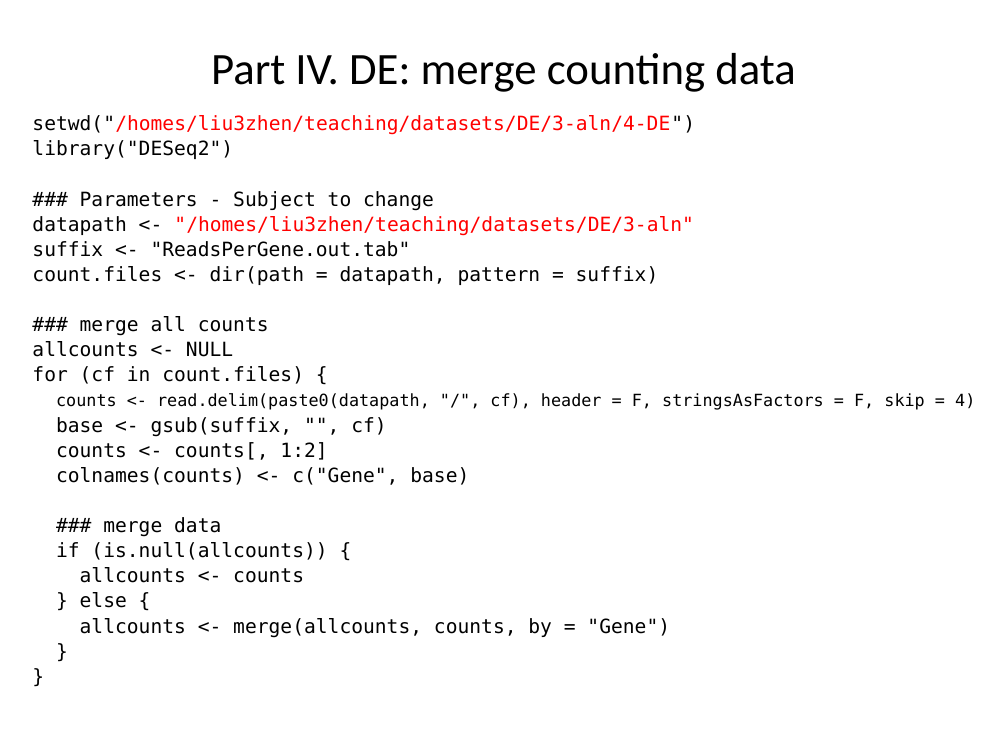
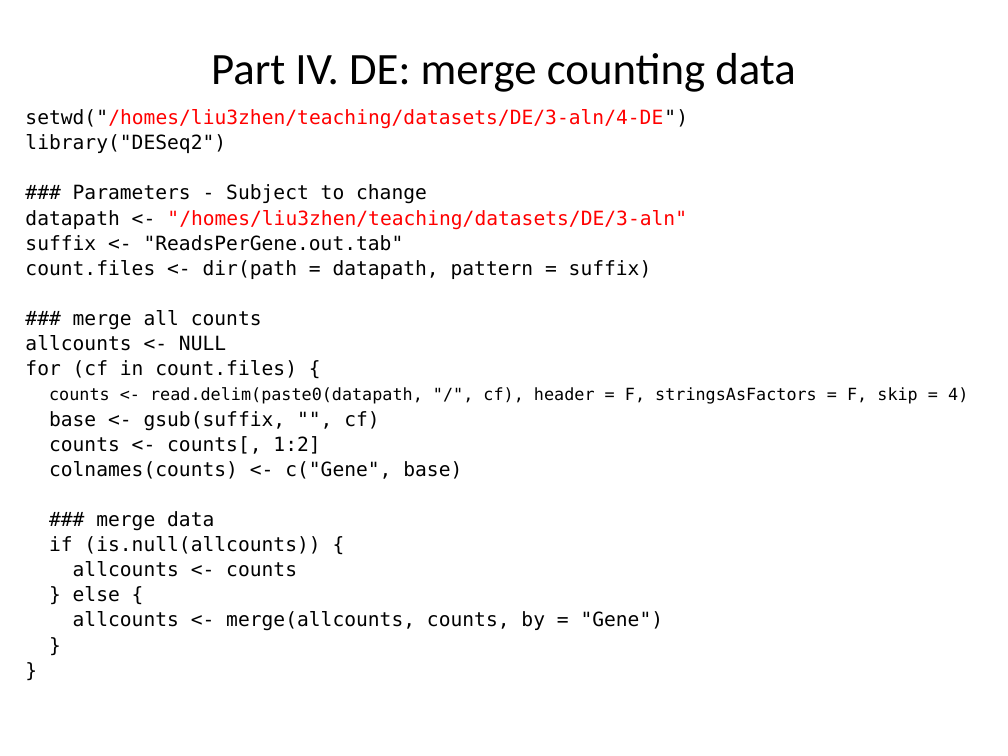
Before and after one commit to liu3zhenlab/teaching, a slide deck: slide 25 of PLPTH813Bioinformatis/2019/labs/in-class.project_DE.pptx (slide 24 before the commit). Drawn at 1008x756 pixels with LibreOffice and Linux fonts; fonts in the diff are those of the drawing. Boxes give left, top, right and bottom in pixels: in the first picture for what was removed or moved away, otherwise in the second. Text is boxed around its words. In the diff, an @@ line names an element or a change of style, - is before the commit and + after.

```diff
--- a/PLPTH813Bioinformatis/2019/labs/in-class.project_DE.pptx
+++ b/PLPTH813Bioinformatis/2019/labs/in-class.project_DE.pptx
@@ text "setwd("/homes/liu3zhen/teaching/datasets/DE/3-aln/4-DE")" moved from (x1=32, y1=115, x2=975, y2=638) to (x1=25, y1=109, x2=968, y2=631) @@
```
Also in this commit, not shown: 3 slides added.
